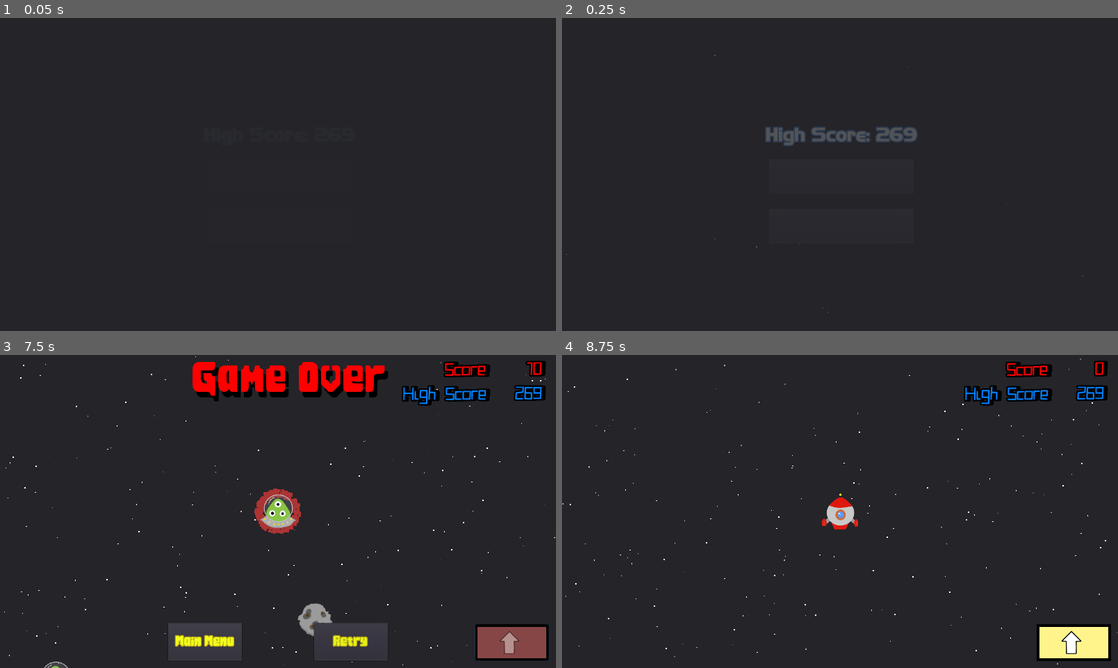
Above: before the commit, frames 1-4 (two rows, left to right).
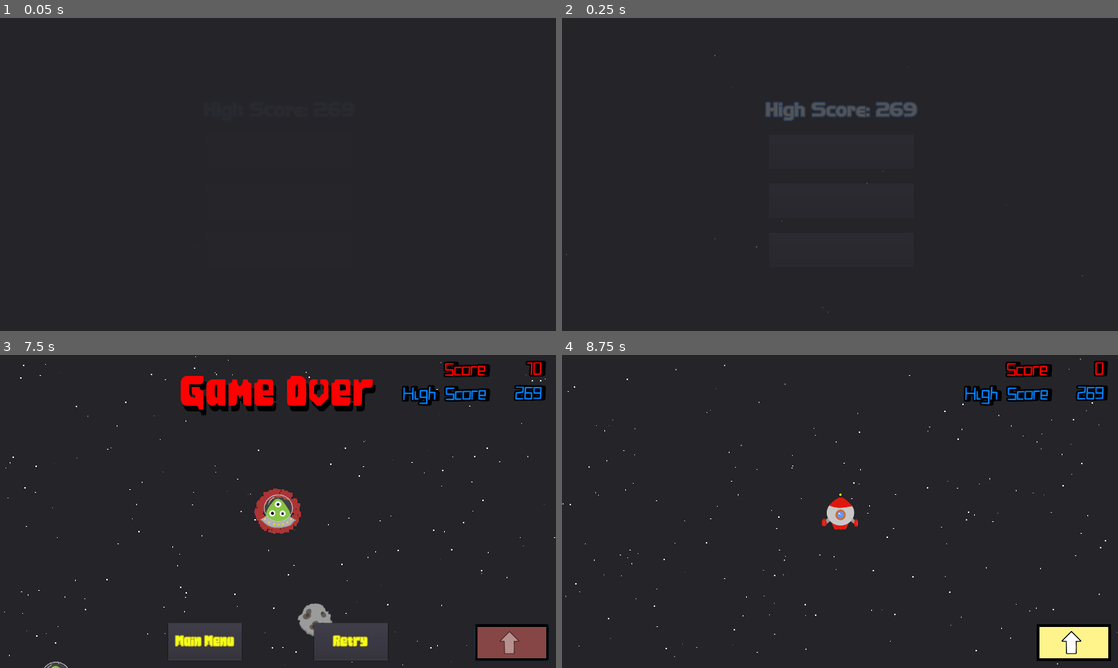
Above: after the commit, the same moments.

Repository: blongty/Meibossama
Game: Godot game, scene res://UI/Title/title.tscn
Same seed, same stepped clock (60 frames per second), same inputs: the game is played once before the commit and once after it.
Inputs (mouse positions are in pixels of both pictures, inside the frame that each line leads up to):
- Up to frame 1 (0.05 s): no input
- Up to frame 2 (0.25 s): no input
- Up to frame 3 (7.5 s): click "Start" at 0.5 s; hold Right (ui_right) 1.28-2.03 s; hold Down (ui_down) 2.03-2.75 s; click (511, 642) at 2.75 s; hold Right (ui_right) 3.53-4.28 s; tap Enter at 4.25 s; hold Up (ui_up) 4.28-5.03 s; hold Left (ui_left) 5.03-6.53 s; hold Down (ui_down) 6.53-7.28 s; hold Right (ui_right) from 7.28 s (still down)
- Up to frame 4 (8.75 s): release Right (ui_right) at 8 s; click "Retry" at 8 s

The runs differ from the first frame. In frame 2, 2.1% of the frame differs, in the area x 36-64%, y 26-73%; in frame 3, 3.9%, in the area x 32-70%, y 2-20%; in frame 4, nothing differs.

Commit message:
Fixed and normalized button hover

Diff:
--- a/UI/Game Over/Game Over.tscn
+++ b/UI/Game Over/Game Over.tscn
@@ -23,12 +23,21 @@
 "_edit_use_anchors_": false
 }
 
-[node name="Gome Over" type="Label" parent="."]
+[node name="MarginContainer" type="MarginContainer" parent="."]
 anchor_left = 0.5
 anchor_right = 0.5
-margin_left = -320.0
-margin_right = 406.0
-margin_bottom = 167.0
+margin_left = -340.5
+margin_right = 340.5
+margin_bottom = 157.0
+custom_constants/margin_top = 48
+__meta__ = {
+"_edit_use_anchors_": false
+}
+
+[node name="Gome Over" type="Label" parent="MarginContainer"]
+margin_top = 48.0
+margin_right = 681.0
+margin_bottom = 205.0
 custom_fonts/font = SubResource( 1 )
 custom_colors/font_color = Color( 1, 0, 0, 1 )
 custom_colors/font_color_shadow = Color( 0, 0, 0, 1 )
@@ -66,18 +75,16 @@
 text = "Main Menu"
 
 [node name="Retry" type="Button" parent="VBoxContainer"]
-self_modulate = Color( 0.945098, 0.945098, 0.945098, 1 )
 margin_left = 636.0
 margin_right = 892.0
 margin_bottom = 128.0
 rect_min_size = Vector2( 256, 128 )
 custom_fonts/font = SubResource( 2 )
 custom_colors/font_color = Color( 0.94902, 1, 0.105882, 1 )
-custom_colors/font_color_hover = Color( 0, 0, 0, 1 )
-action_mode = 0
 text = "Retry"
 __meta__ = {
-"_edit_use_anchors_": false
+"_edit_use_anchors_": false,
+"_editor_description_": ""
 }
 [connection signal="button_up" from="VBoxContainer/Main menu" to="." method="_on_Main_menu_button_up"]
 [connection signal="button_up" from="VBoxContainer/Retry" to="." method="_on_Retry_button_up"]
--- a/UI/Title/title.tscn
+++ b/UI/Title/title.tscn
@@ -67,9 +67,9 @@
 }
 
 [node name="Title" type="Label" parent="Panel/HBoxContainer/VBoxContainer"]
-margin_top = 233.0
+margin_top = 148.0
 margin_right = 959.0
-margin_bottom = 378.0
+margin_bottom = 293.0
 theme = ExtResource( 3 )
 custom_fonts/font = SubResource( 1 )
 custom_colors/font_color = Color( 0.972549, 0.972549, 0.972549, 1 )
@@ -77,9 +77,9 @@
 text = "Galatic Distancing"
 
 [node name="High Score" type="Label" parent="Panel/HBoxContainer/VBoxContainer"]
-margin_top = 428.0
+margin_top = 343.0
 margin_right = 959.0
-margin_bottom = 506.0
+margin_bottom = 421.0
 theme = ExtResource( 3 )
 custom_fonts/font = SubResource( 2 )
 custom_colors/font_color = Color( 0.972549, 0.972549, 0.972549, 1 )
@@ -93,24 +93,22 @@
 
 [node name="Start" parent="Panel/HBoxContainer/VBoxContainer" instance=ExtResource( 2 )]
 margin_left = 229.0
-margin_top = 556.0
+margin_top = 471.0
 margin_right = 729.0
-margin_bottom = 676.0
+margin_bottom = 591.0
 size_flags_horizontal = 4
 custom_colors/font_color = Color( 1, 1, 1, 1 )
-custom_colors/font_color_hover = Color( 0, 0, 0, 1 )
 
 [node name="Help" parent="Panel/HBoxContainer/VBoxContainer" instance=ExtResource( 2 )]
 margin_left = 229.0
-margin_top = 726.0
+margin_top = 641.0
 margin_right = 729.0
-margin_bottom = 846.0
+margin_bottom = 761.0
 size_flags_horizontal = 4
 custom_colors/font_color = Color( 1, 1, 1, 1 )
 text = "Help"
 
 [node name="Quit" parent="Panel/HBoxContainer/VBoxContainer" instance=ExtResource( 2 )]
-visible = false
 margin_left = 229.0
 margin_top = 811.0
 margin_right = 729.0
